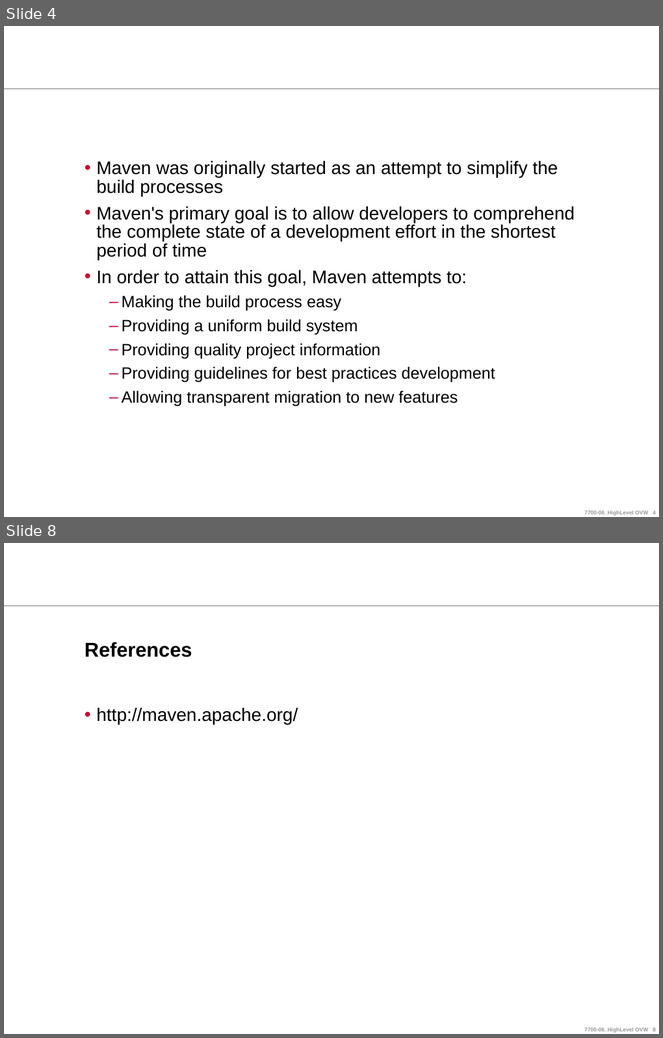
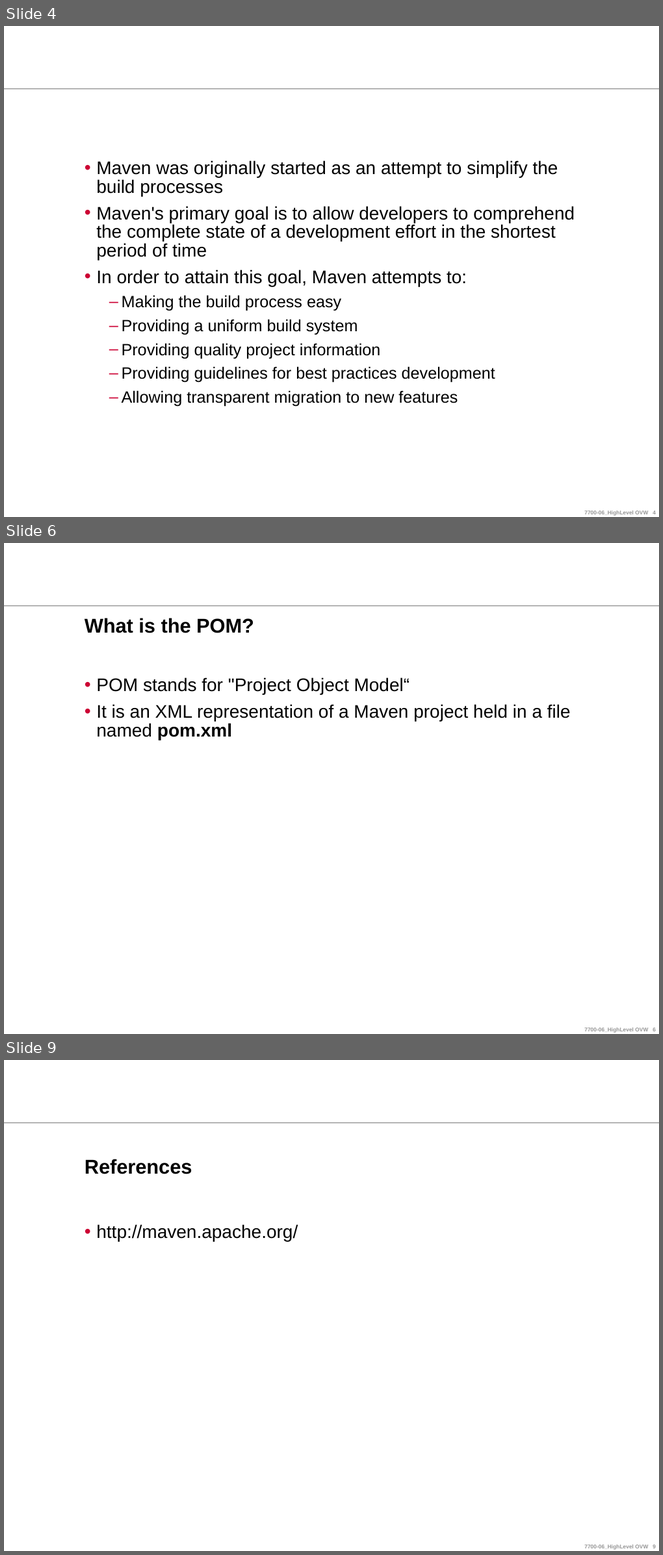
Before and after one commit to ndlongit/longnd-data, a slide deck: Document/Tutorial/[Presentation] Maven.ppt. Shown one above the other, each under a label of ours: slides 4 and 8 before the commit, slides 4, 6 and 9 after it; the slides between them are not shown. The pictures are 663x1038 and 663x1555 pixels, drawn with LibreOffice and Linux fonts; fonts in the diff are those of the drawing; background and template pictures are left out. Boxes give left, top, right and bottom in pixels: in the first picture for what was removed or moved away, otherwise in the second. Text is boxed around its words. In the diff, an @@ line names an element or a change of style, - is before the commit and + after.

```diff
--- a/Document/Tutorial/[Presentation] Maven.ppt
+++ b/Document/Tutorial/[Presentation] Maven.ppt
@@ slide 6 added at <box>4,543,659,1034</box>, background #FFFFFF; not listed: 2 template elements that a slide beside it also shows @@
@@ title added at <box>85,618,254,633</box>, 22 pt, text #000000, bold @@
+What is the POM?
@@ text added at <box>96,678,571,740</box>, 20 pt, text #000000 @@
+• POM stands for "Project Object Model“
+• It is an XML representation of a Maven project held in a file named pom.xml
@@ what was slide 8 is now slide 9 @@
```
Also in this commit, not shown: 1 slide changed, 2 other slides added, 2 slides removed.
